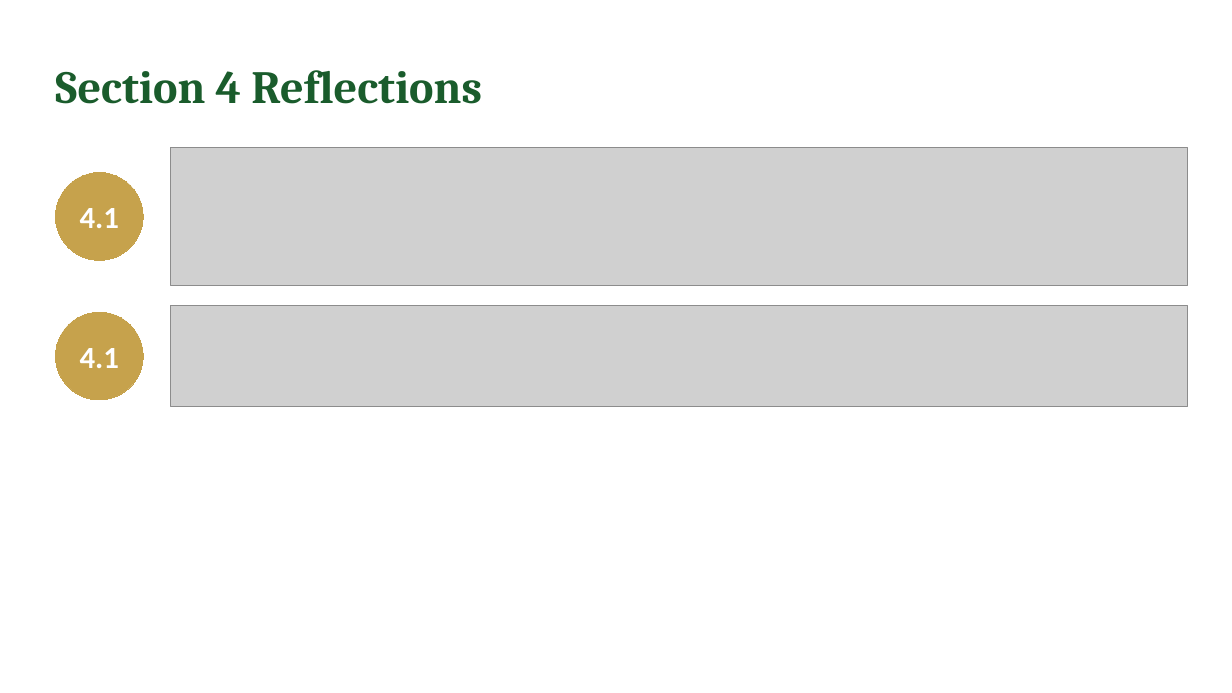
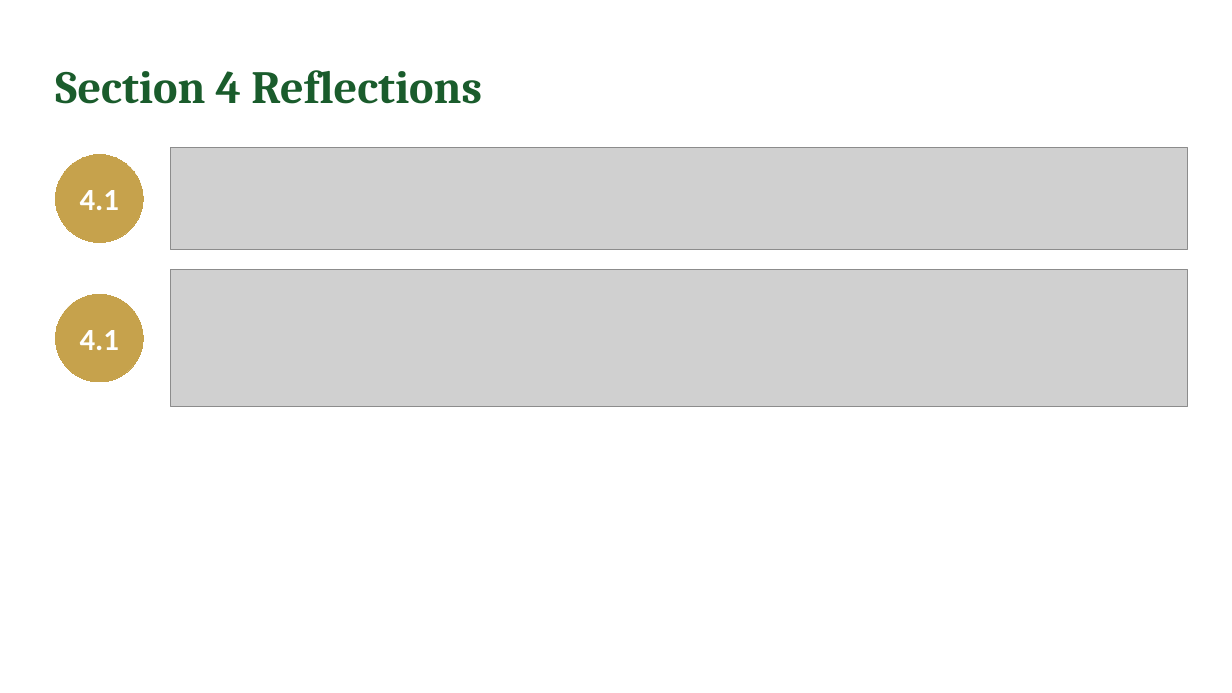
Before and after one commit to IBSL26/ibsl-platform, a slide deck: slide 21 of Unit decks/Unit 08 - Performance Measurement.pptx (slide 20 before the commit). Drawn at 1232x693 pixels with LibreOffice and Linux fonts; fonts in the diff are those of the drawing; grey boxes stand for pictures. Boxes give left, top, right and bottom in pixels: in the first picture for what was removed or moved away, otherwise in the second. Text is boxed around its words. In the diff, an @@ line names an element or a change of style, - is before the commit and + after.

```diff
--- a/Unit decks/Unit 08 - Performance Measurement.pptx
+++ b/Unit decks/Unit 08 - Performance Measurement.pptx
@@ picture: place and size @@
-picture at [171,148,1188,285]
+picture at [171,148,1188,250]
@@ ellipse "4.1": place and size @@
-ellipse "4.1" at [55,173,143,261]
+ellipse "4.1" at [55,154,143,242]
@@ ellipse "4.1": place and size @@
-ellipse "4.1" at [55,312,143,400]
+ellipse "4.1" at [55,294,143,382]
@@ picture: place and size @@
-picture at [171,305,1188,407]
+picture at [171,270,1188,407]
```
Also in this commit, not shown: 3 other slides changed, 2 slides added, 1 slide removed, 14 other files.
